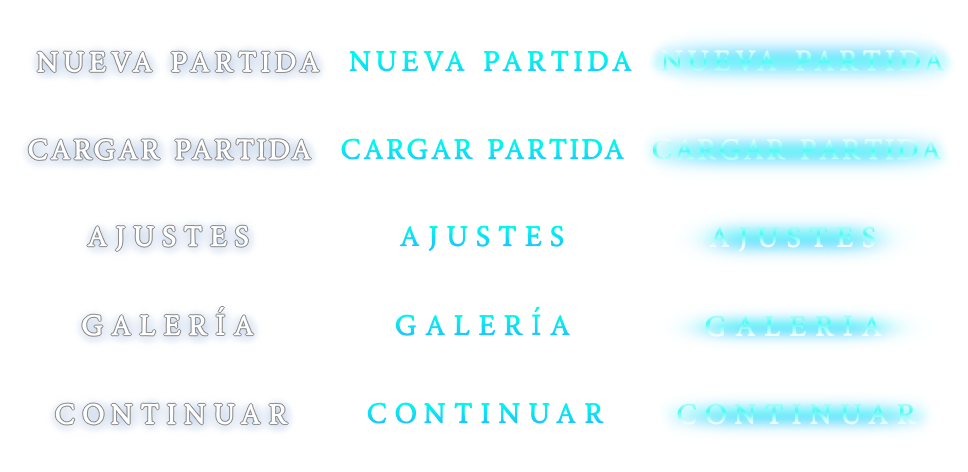
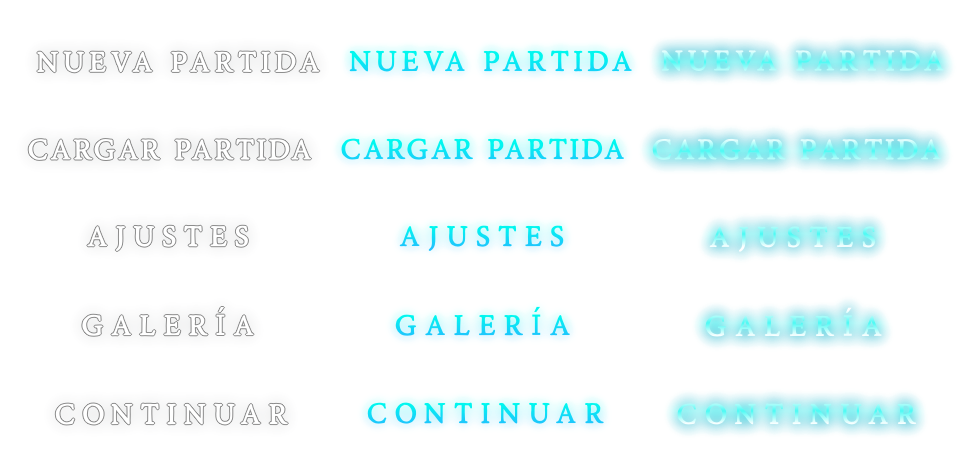
Revision of a layered w=968, h=472 image; what changed, layer by layer:
painted on "Gradient" (1st of 10, in "Continuar" › "Controls - hover") over [20, 128, 641, 433]
hid "Glow" (3rd of 15, in "Continuar" › "Controls - glow"), painted on it over [575, 30, 954, 439]
painted on "Gradient" (3rd of 10, in "Galería" › "Controls - hover") over [20, 62, 705, 437]
painted on "Gradient" (4th of 10, in "Galería" › "Controls - glow" › "Group 2") over [487, 143, 952, 399]
hid "Glow" (6th of 15, in "Galería" › "Controls - glow") over [665, 213, 923, 350]
painted on "Gradient" (5th of 10, in "ajustes" › "Controls - hover") over [20, 30, 705, 318]
painted on "Gradient" (6th of 10, in "ajustes" › "Controls - glow" › "Group 2") over [487, 79, 952, 266]
hid "Glow" (9th of 15, in "ajustes" › "Controls - glow"), painted on it over [673, 213, 915, 317]
painted on "Gradient" (7th of 10, in "Cargar partida" › "Controls - hover") over [20, 30, 705, 254]
painted on "Gradient" (8th of 10, in "Cargar partida" › "Controls - glow" › "Group 2") over [487, 30, 954, 179]
hid "Glow" (12th of 15, in "Cargar partida" › "Controls - glow") over [575, 61, 954, 439]
painted on "Gradient" (9th of 10, in "Nueva partida" › "Controls - hover") over [28, 30, 705, 126]
painted on "Gradient" (10th of 10, in "Nueva partida" › "Controls - glow" › "Group 2") over [487, 30, 954, 79]
hid "Glow" (15th of 15, in "Nueva partida" › "Controls - glow") over [511, 30, 954, 253]
